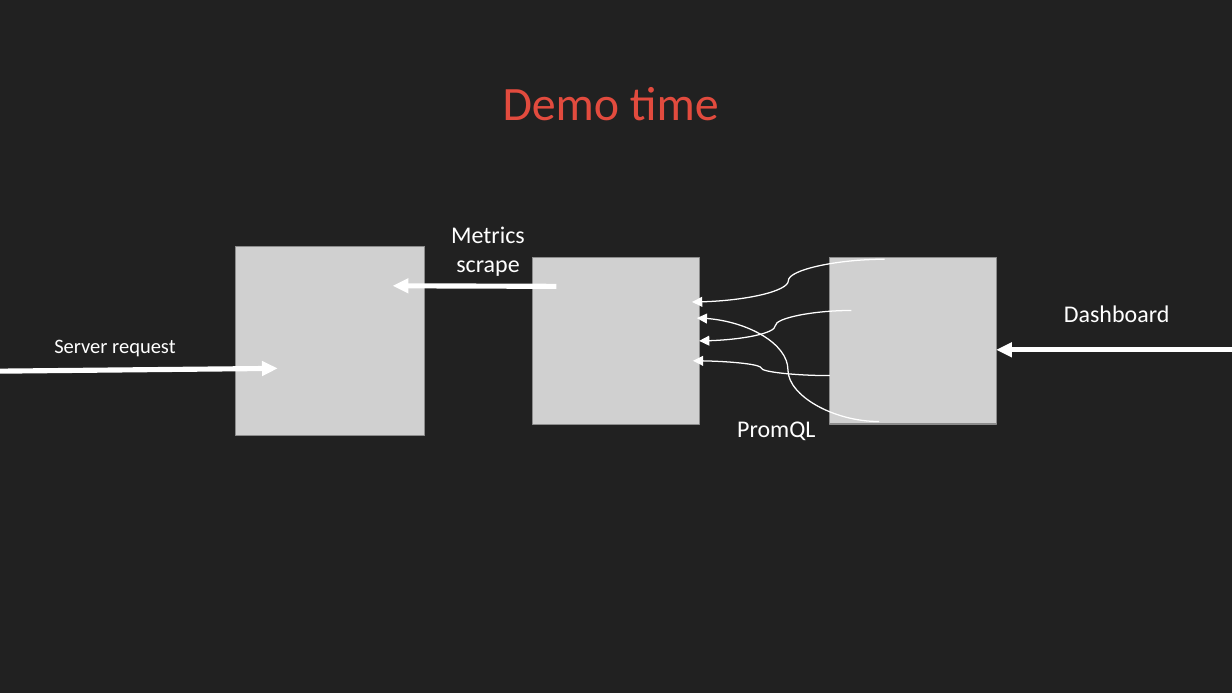
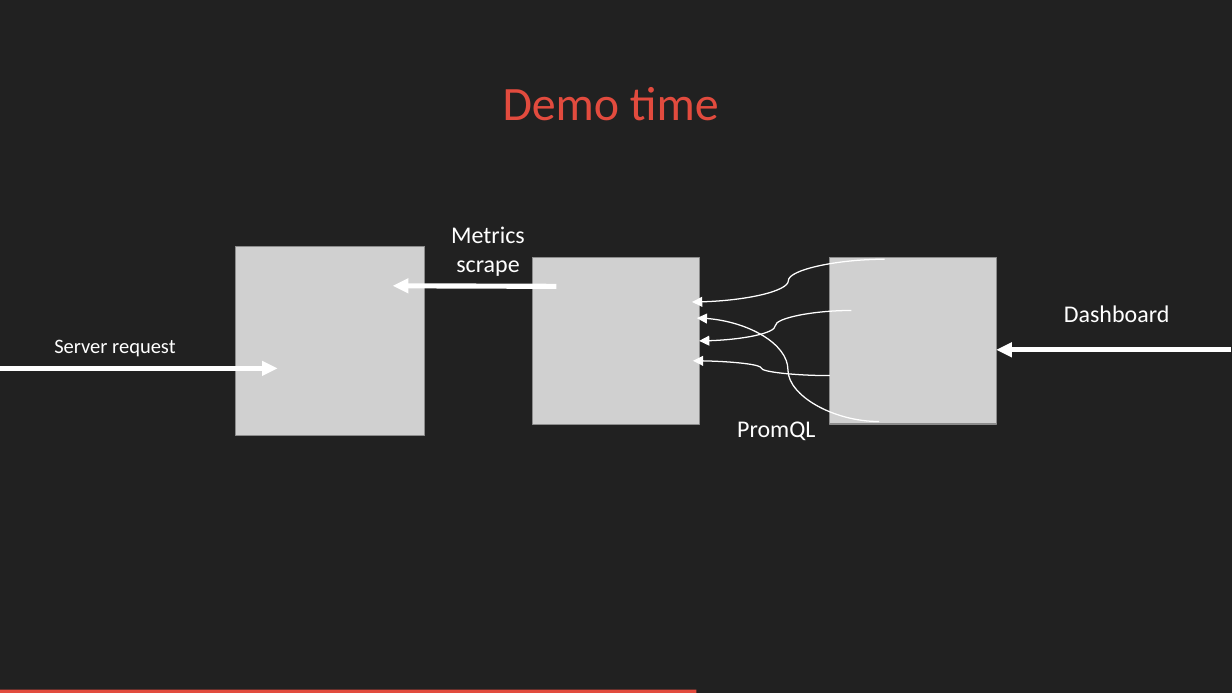
Before and after one commit to FUSAKLA/prometheus-demo, a slide deck: slide 14 of Prometheus-light-shadow-livers.pptx (slide 10 before the commit). Drawn at 1232x693 pixels with LibreOffice and Linux fonts; fonts in the diff are those of the drawing; grey boxes stand for pictures; background and template pictures are left out. Boxes give left, top, right and bottom in pixels: in the first picture for what was removed or moved away, otherwise in the second. Text is boxed around its words. In the diff, an @@ line names an element or a change of style, - is before the commit and + after.

```diff
--- a/Prometheus-light-shadow-livers.pptx
+++ b/Prometheus-light-shadow-livers.pptx
@@ arrow moved from (0, 371) - (277, 368) to (0, 368) - (277, 368) @@
@@ rectangle added at (0,690,696,693), fill #E24B3E @@
```
Also in this commit, not shown: 15 other slides changed, 7 slides added, 2 slides removed, 1 other file.
